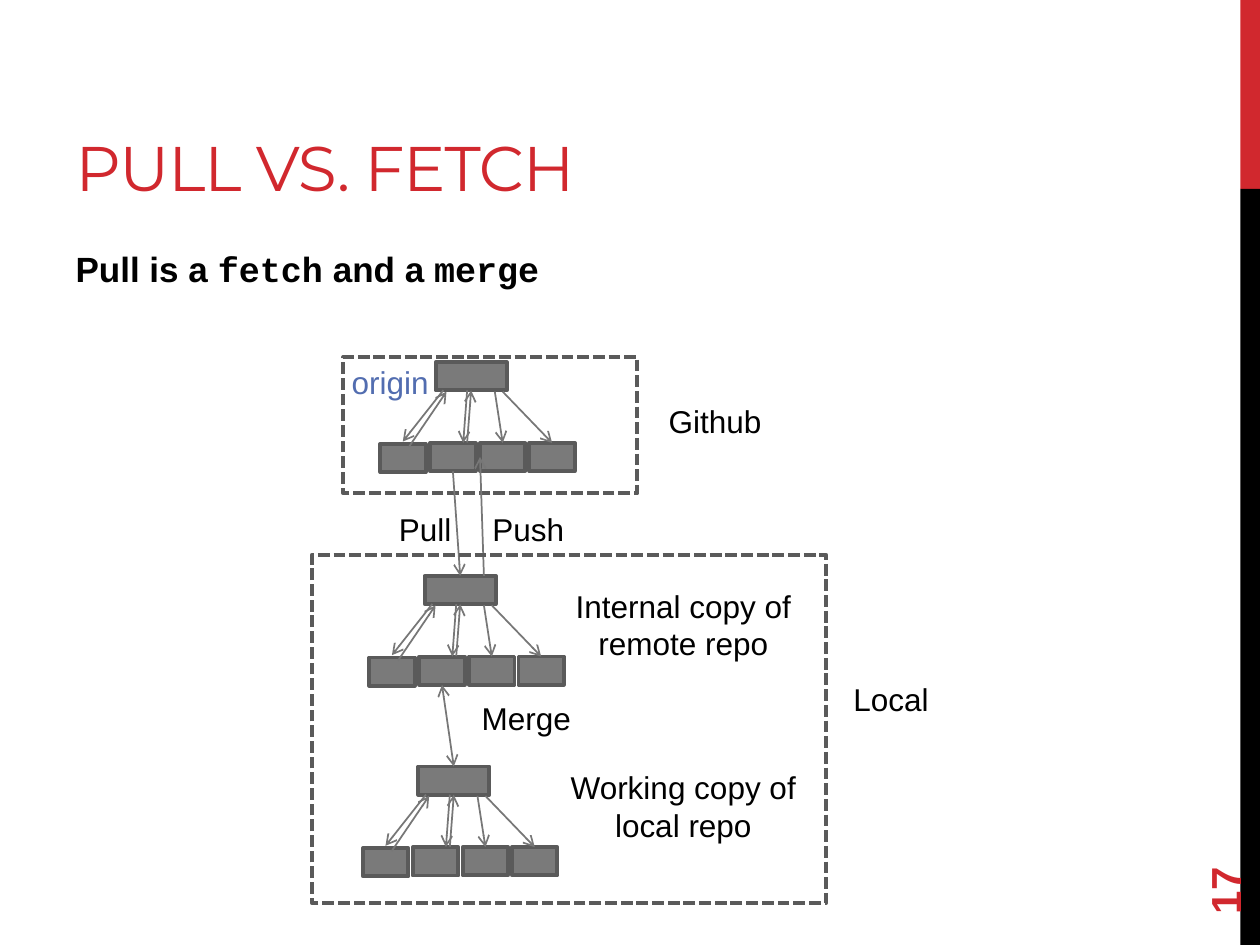
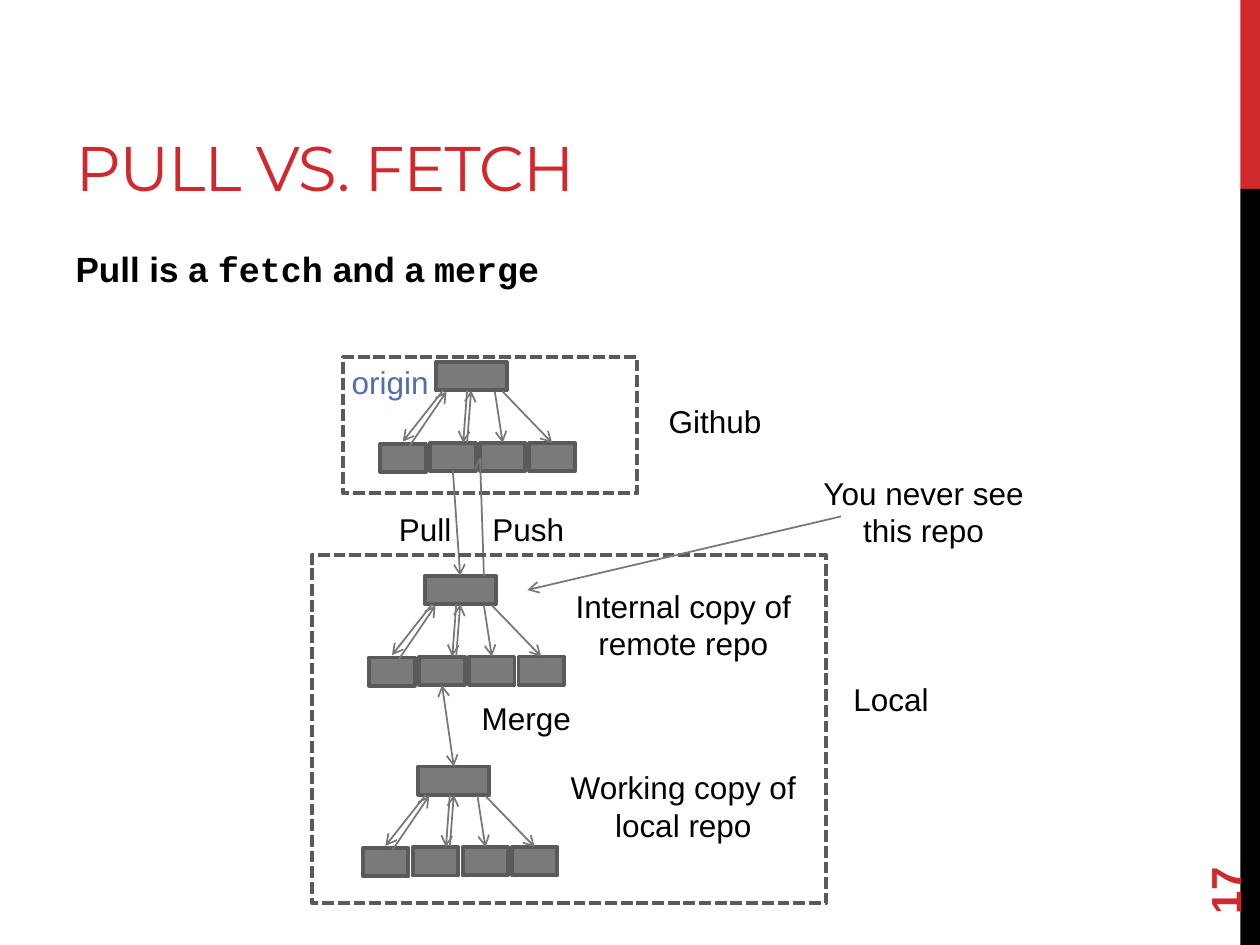
Before and after one commit to joshpeterson/DevelopingConcurrentSoftware, a slide deck: slide 17 of Lectures/Introduction to Distributed Version Control/Introduction to Distributed Version Control.pptx. Drawn at 1260x945 pixels with LibreOffice and Linux fonts; fonts in the diff are those of the drawing. Boxes give left, top, right and bottom in pixels: in the first picture for what was removed or moved away, otherwise in the second. Text is boxed around its words. In the diff, an @@ line names an element or a change of style, - is before the commit and + after.

```diff
--- a/Lectures/Introduction to Distributed Version Control/Introduction to Distributed Version Control.pptx
+++ b/Lectures/Introduction to Distributed Version Control/Introduction to Distributed Version Control.pptx
@@ text added at box(823, 483, 1024, 548), 18 pt, text #000000 @@
+You never see this repo
@@ arrow added from (840, 517) to (528, 590), #777777 1 pt @@
```
Also in this commit, not shown: 3 slides added.
